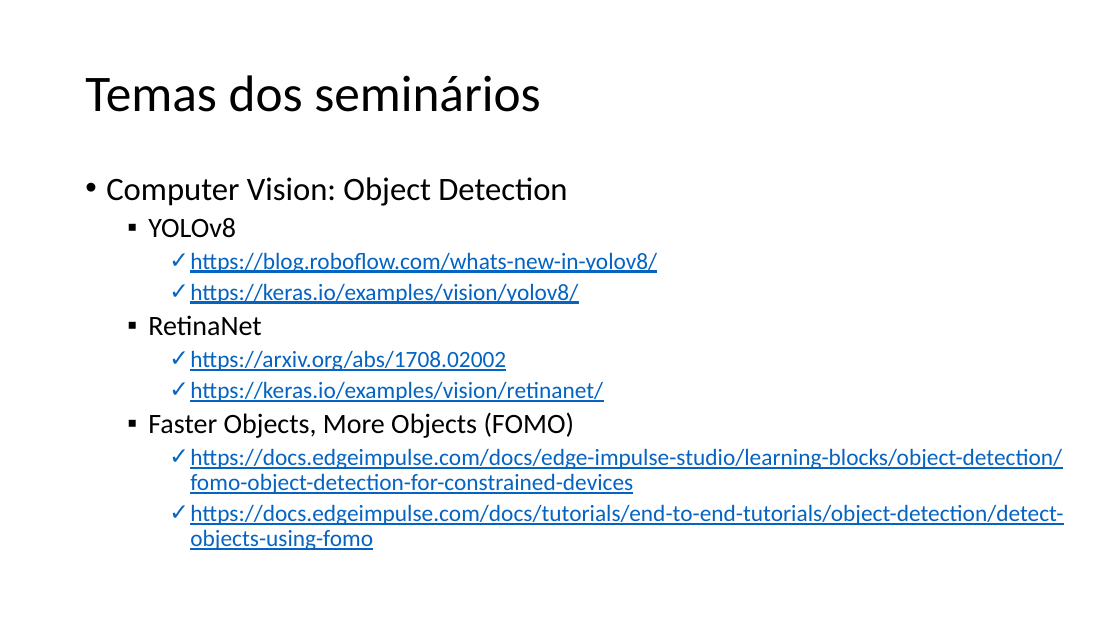
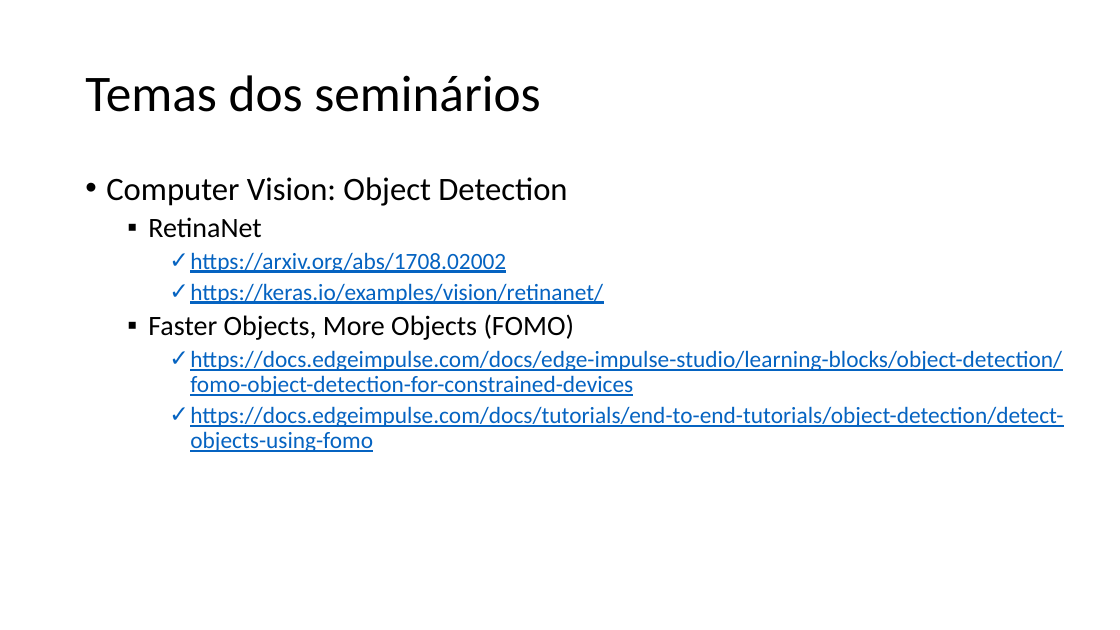
Before and after one commit to zz4fap/tp558-adv-ml, a slide deck: slide 13 of slides/TP558_1_Introdução_ao_curso.pptx (slide 12 before the commit). Drawn at 1120x630 pixels with LibreOffice and Linux fonts; fonts in the diff are those of the drawing. Boxes give left, top, right and bottom in pixels: in the first picture for what was removed or moved away, otherwise in the second. Text is boxed around its words. In the diff, an @@ line names an element or a change of style, - is before the commit and + after.

Commit message:
update of slides

```diff
--- a/slides/TP558_1_Introdução_ao_curso.pptx
+++ b/slides/TP558_1_Introdução_ao_curso.pptx
@@ text at box(148, 218, 657, 304): paragraphs removed @@
-  ▪ YOLOv8
-    ✓ https://blog.roboflow.com/whats-new-in-yolov8/
-    ✓ https://keras.io/examples/vision/yolov8/
```
Also in this commit, not shown: 1 slide added, 1 other file.
